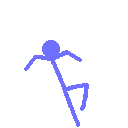
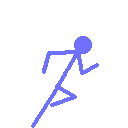
Before/after of a 128 x 128 layered artwork. What changed in the layer stack:
showed group "Run" (8 layers), moved it above "Layer 14" over [26, 36, 99, 128]
added layer "2 head" in group "Run" over [74, 36, 92, 54]
renamed "Layer 2" to "2", showed it, painted on it over [31, 40, 99, 128]
hid group "Falling" (1st of 2) (2 layers) over [24, 40, 89, 127]
